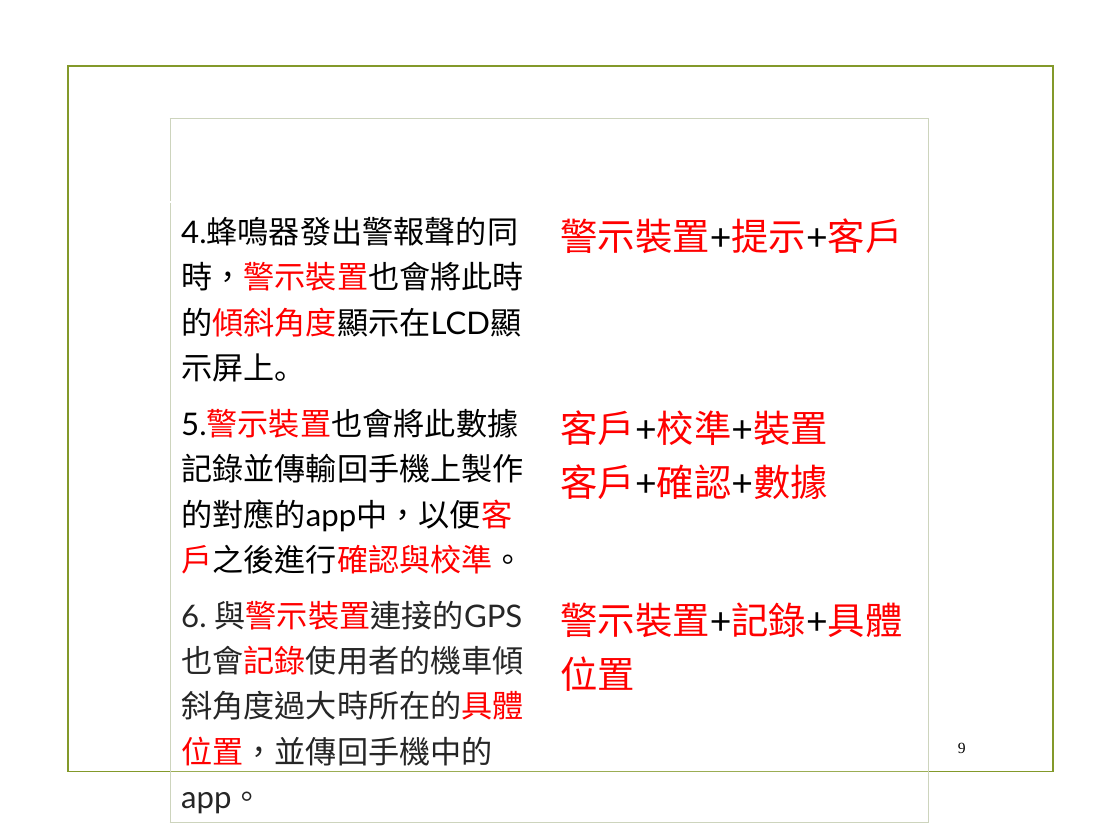
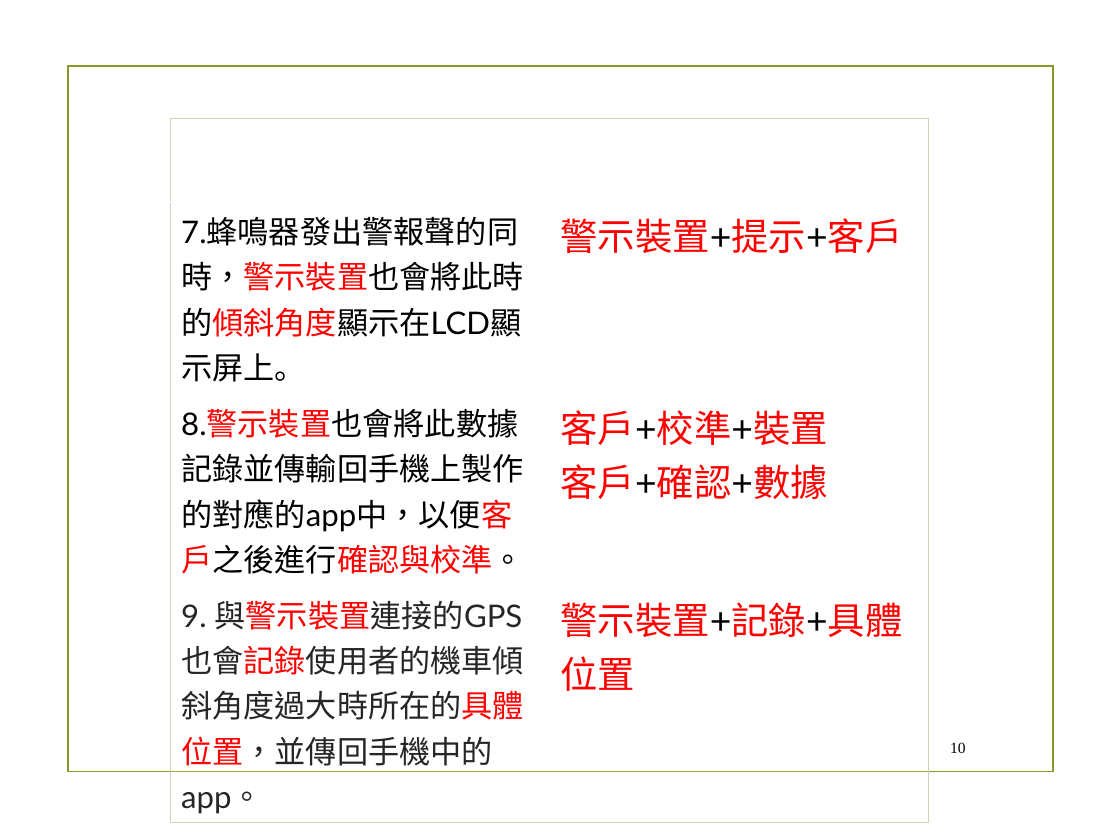
Before and after one commit to chandlerkuo/sharepee, a slide deck: slide 10 of 陀螺儀機車警示裝置.pptx (slide 9 before the commit). Drawn at 1120x840 pixels with LibreOffice and Linux fonts; fonts in the diff are those of the drawing; background and template pictures are left out. Boxes give left, top, right and bottom in pixels: in the first picture for what was removed or moved away, otherwise in the second. Text is boxed around its words. In the diff, an @@ line names an element or a change of style, - is before the commit and + after.

```diff
--- a/陀螺儀機車警示裝置.pptx
+++ b/陀螺儀機車警示裝置.pptx
@@ table at <box>170,119,930,817</box> @@
-row 2, column 1: 4.蜂鳴器發出警報聲的同時，警示裝置也會將此時的傾斜角度顯示在LCD顯示屏上。
+row 2, column 1: 7.蜂鳴器發出警報聲的同時，警示裝置也會將此時的傾斜角度顯示在LCD顯示屏上。
-row 3, column 1: 5.警示裝置也會將此數據記錄並傳輸回手機上製作的對應的app中，以便客戶之後進行確認與校準。
+row 3, column 1: 8.警示裝置也會將此數據記錄並傳輸回手機上製作的對應的app中，以便客戶之後進行確認與校準。
-row 4, column 1: 6. 與警示裝置連接的GPS也會記錄使用者的機車傾斜角度過大時所在的具體位置，並傳回手機中的app。
+row 4, column 1: 9. 與警示裝置連接的GPS也會記錄使用者的機車傾斜角度過大時所在的具體位置，並傳回手機中的app。
@@ page number at <box>950,742,966,753</box>: text changed @@
-9
+10
```
Also in this commit, not shown: 7 other slides changed, 6 slides added.
